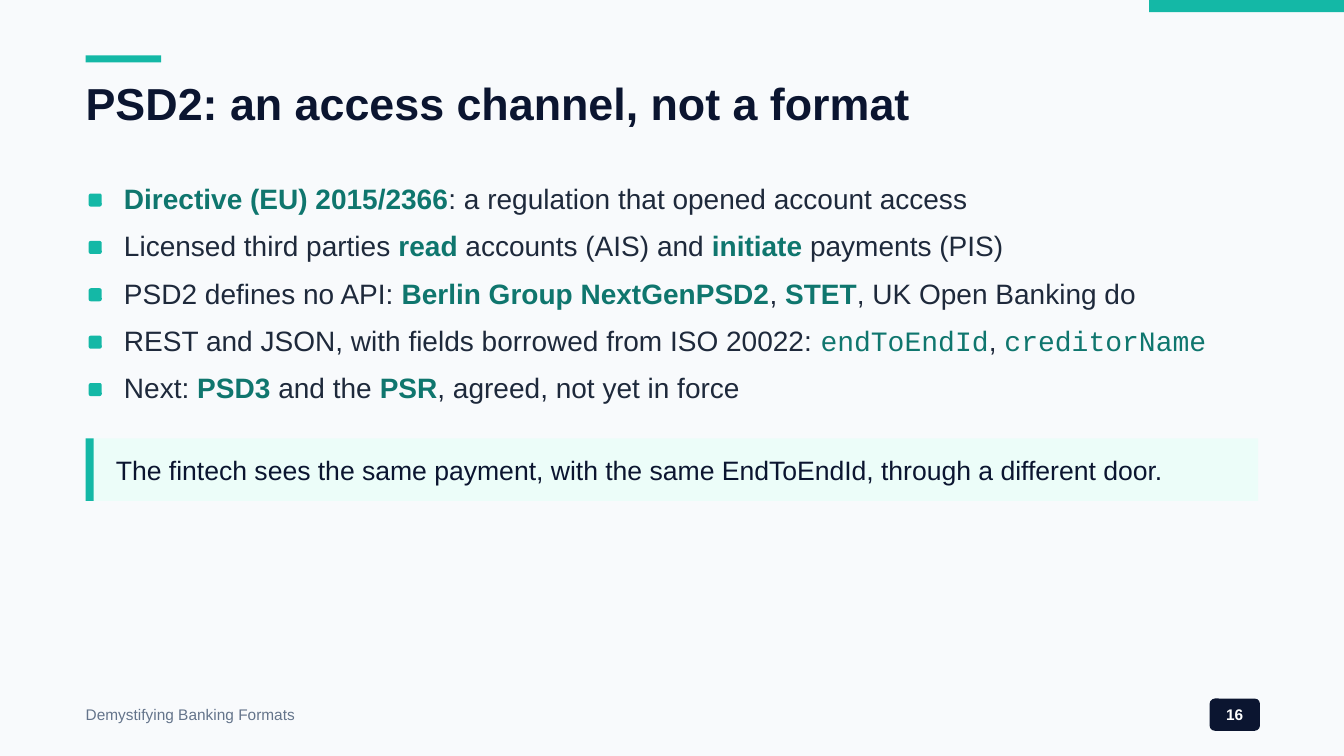
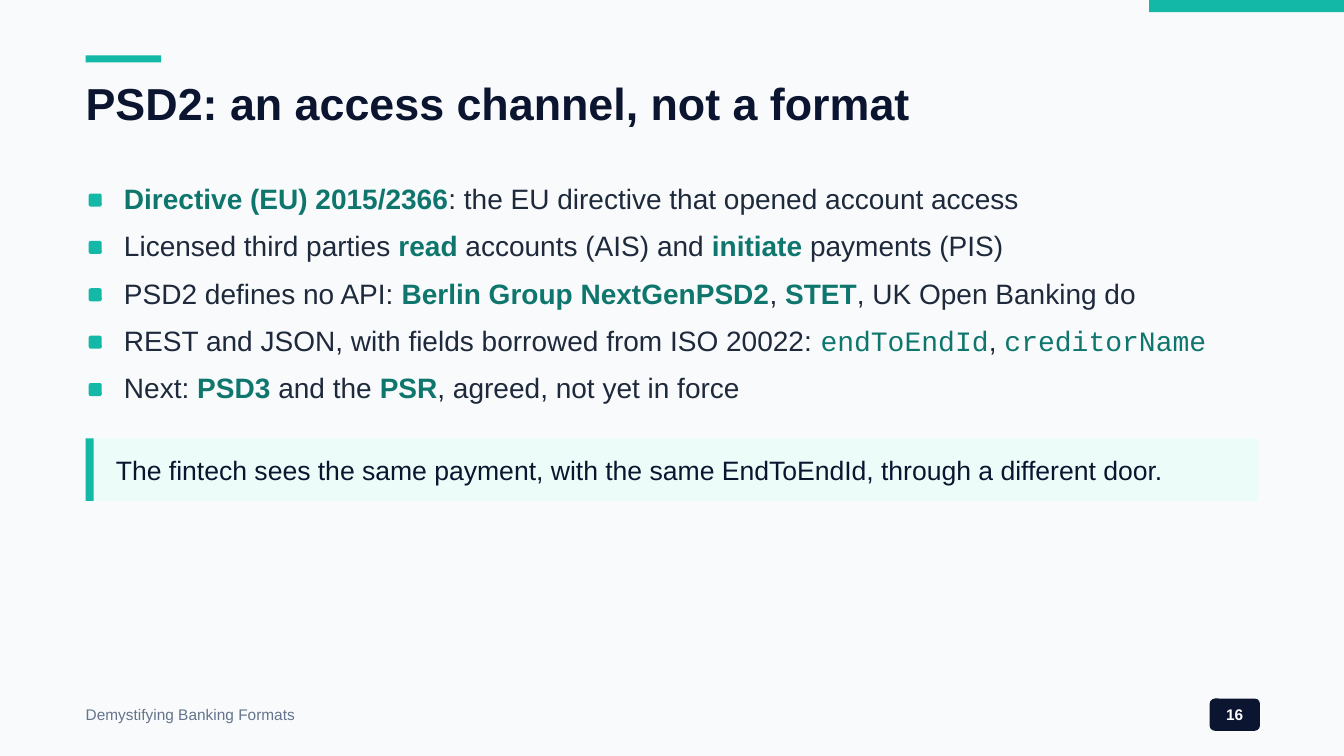
Before and after one commit to wallaceespindola/demystify-banking-formats, a slide deck: slide 16 of docs/presentations/demystify-banking-formats.pptx. Drawn at 1344x756 pixels with LibreOffice and Linux fonts; fonts in the diff are those of the drawing. Boxes give left, top, right and bottom in pixels: in the first picture for what was removed or moved away, otherwise in the second. Text is boxed around its words. In the diff, an @@ line names an element or a change of style, - is before the commit and + after.

Commit message:
Fix review findings across the article series
The cross-review found claims the repo does not support. camt.053 was
said to carry value dates, transaction codes and the counterparty
account that CODA and MT940 lack, but the samples carry them too; only
the EndToEndId and ISO transaction codes are new. PSD2 was called a
regulation although it is Directive (EU) 2015/2366. The T2 and CHAPS
dates had no source, so the facts table now cites the ECB and the Bank
of England and the articles link them.

Also shorten the Dev.to and DZone titles and the InfoQ meta
description, drop the duplicate InfoQ footer, expand the JavaPro bio,
and align the JavaPro wrap sentence with the translator's Javadoc.

```diff
--- a/docs/presentations/demystify-banking-formats.pptx
+++ b/docs/presentations/demystify-banking-formats.pptx
@@ text at (x1=124, y1=188, x2=1018, y2=214): text changed @@
-Directive (EU) 2015/2366: a regulation that opened account access
+Directive (EU) 2015/2366: the EU directive that opened account access
```
Also in this commit, not shown: 12 other files.
